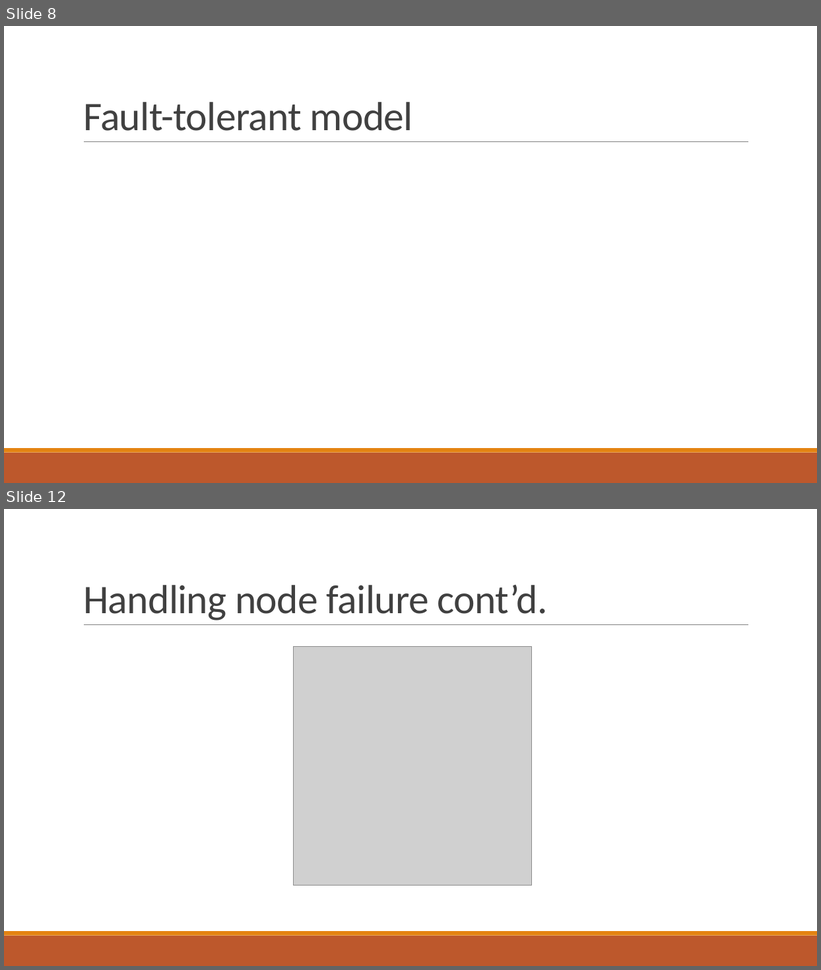
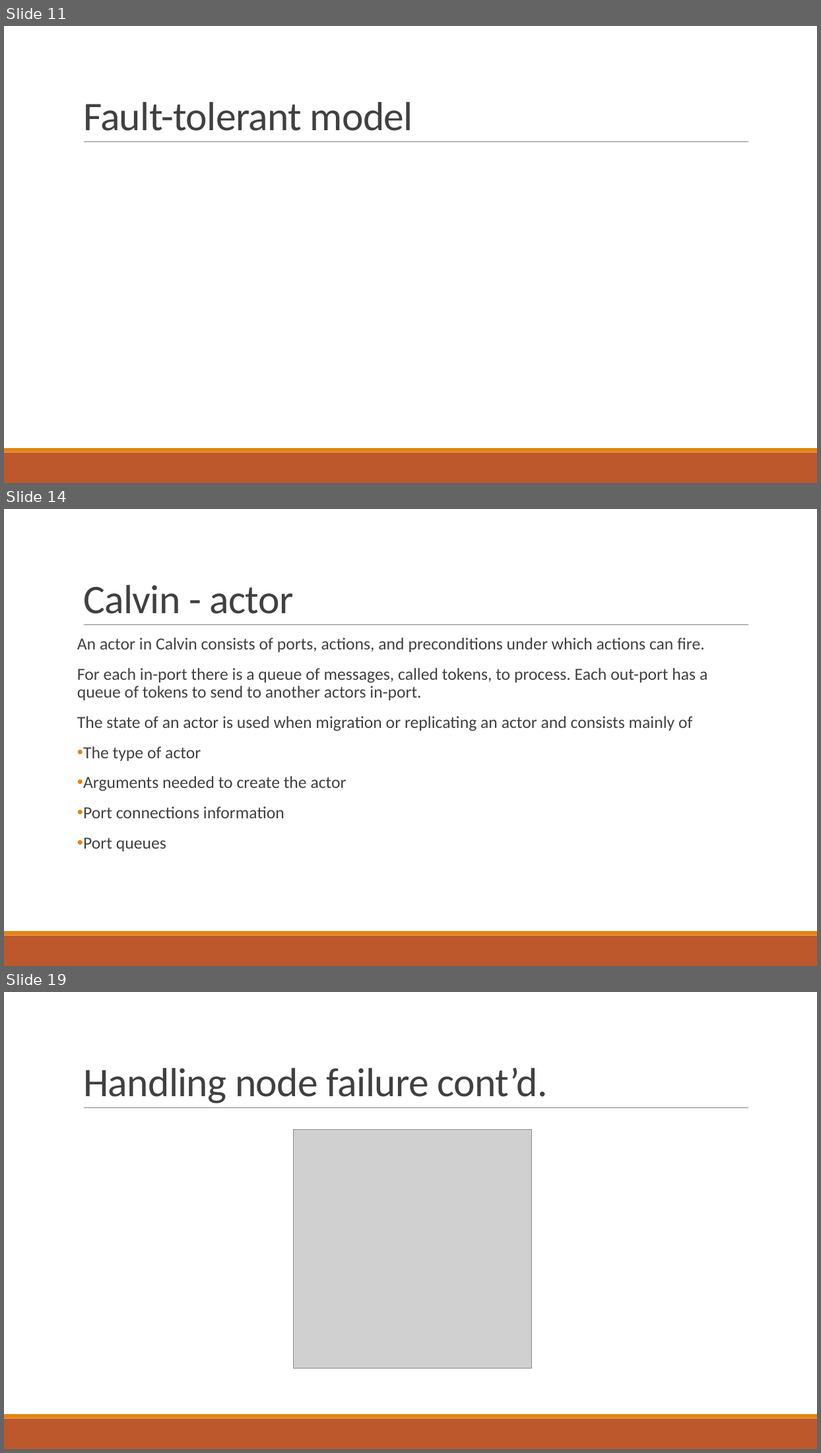
Before and after one commit to PStahl/master_thesis, a slide deck: presentation/presentation.pptx. Shown one above the other, each under a label of ours: slides 8 and 12 before the commit, slides 11, 14 and 19 after it; the slides between them are not shown. The pictures are 821x970 and 821x1453 pixels, drawn with LibreOffice and Linux fonts; fonts in the diff are those of the drawing; grey boxes stand for pictures. Boxes give left, top, right and bottom in pixels: in the first picture for what was removed or moved away, otherwise in the second. Text is boxed around its words. In the diff, an @@ line names an element or a change of style, - is before the commit and + after.

```diff
--- a/presentation/presentation.pptx
+++ b/presentation/presentation.pptx
@@ slide 14 added at [4, 509, 817, 966], background #FFFFFF; not listed: 3 template elements that a slide beside it also shows @@
@@ title added at [83, 585, 294, 614], 48 pt, text #404040 @@
+Calvin - actor
@@ text added at [77, 638, 708, 852], 20 pt, text #404040 @@
+An actor in Calvin consists of ports, actions, and preconditions under which actions can fire.
+For each in-port there is a queue of messages, called tokens, to process. Each out-port has a queue of tokens to send to another actors in-port.
+The state of an actor is used when migration or replicating an actor and consists mainly of
+• The type of actor
+• Arguments needed to create the actor
+• Port connections information
+• Port queues
@@ what was slide 8 is now slide 11 @@
@@ what was slide 12 is now slide 19 @@
```
Also in this commit, not shown: 9 slides changed, 10 other slides added, 2 slides removed.
